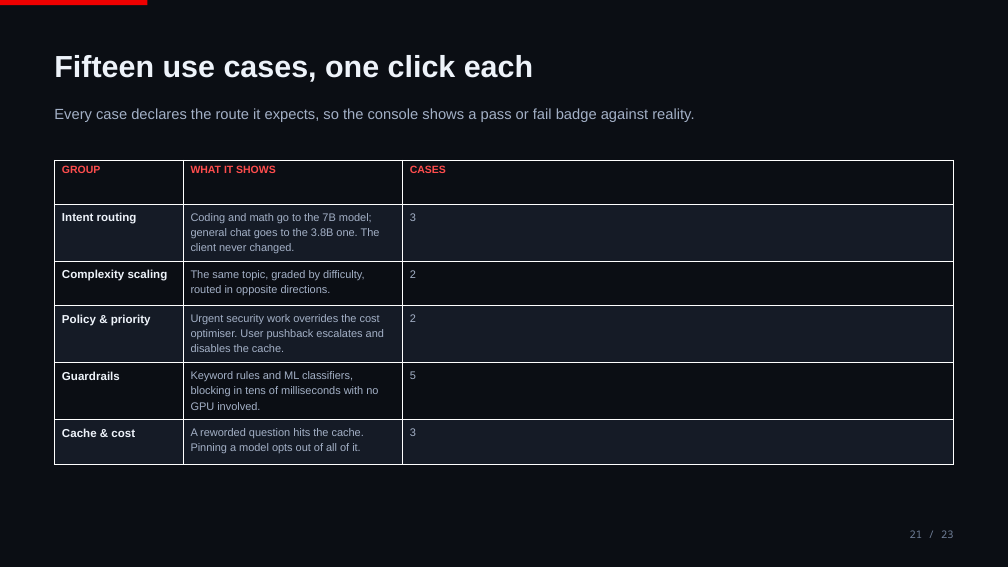
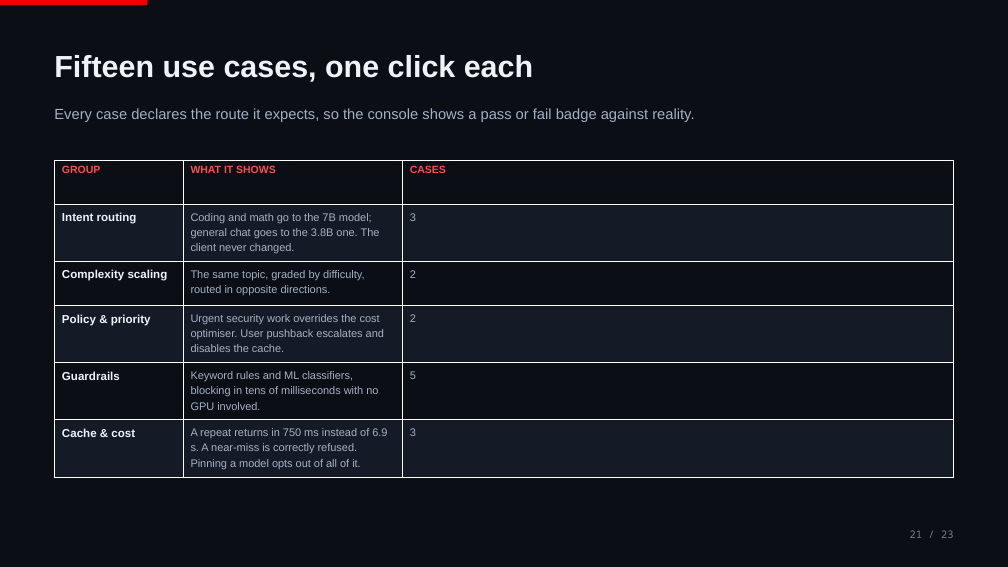
Before and after one commit to ritzshah/vllm-semantic-router-demo, a slide deck: slide 21 of docs/presentation/vLLM-Semantic-Router.pptx. Drawn at 1008x567 pixels with LibreOffice and Linux fonts; fonts in the diff are those of the drawing. Boxes give left, top, right and bottom in pixels: in the first picture for what was removed or moved away, otherwise in the second. Text is boxed around its words. In the diff, an @@ line names an element or a change of style, - is before the commit and + after.

```diff
--- a/docs/presentation/vLLM-Semantic-Router.pptx
+++ b/docs/presentation/vLLM-Semantic-Router.pptx
@@ table at (54, 160, 954, 473) @@
-row 6, column 2: A reworded question hits the cache. Pinning a model opts out of all of it.
+row 6, column 2: A repeat returns in 750 ms instead of 6.9 s. A near-miss is correctly refused. Pinning a model opts out of all of it.
```
Also in this commit, not shown: 2 other slides changed, 1 other file.
